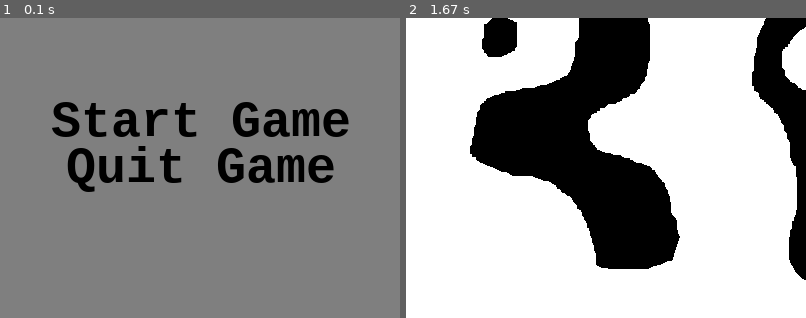
Above: before the commit, frames 1-2 (left to right).
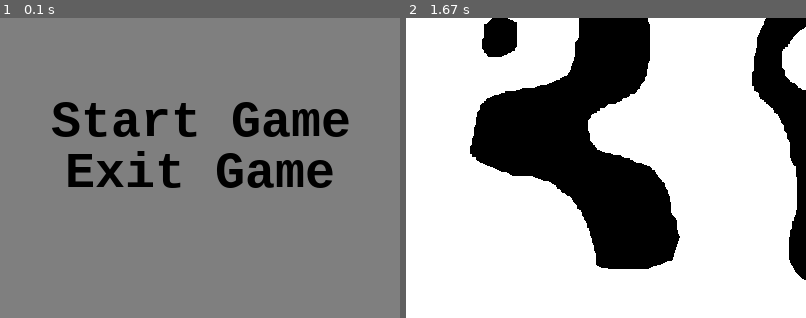
Above: after the commit, the same moments.

Repository: amabella-aguiluz/bellas-projects
Game: pygame game, started from python/pygame/catch_the_light.py
Same seed, same stepped clock (60 frames per second), same inputs: the game is played once before the commit and once after it.
Inputs (mouse positions are % of the whole screen's width and height, from its top left):
- Up to frame 1 (0.1 s): no input
- Up to frame 2 (1.67 s): click (50, 58) at 0.38 s; tap Space at 0.67, 1.4 s; tap Esc at 1 s
The pictures show only the part of the screen within x 25-75%, y 42-92%; the shares and areas given below are measured in that part.

The runs differ from the first frame. In frame 1, 3.4% of the frame differs, in the area x 16-84%, y 42-58%; in frame 2, nothing differs.

Commit message:
Added README.md

Diff:
--- a/python/pygame/catch_the_light.py
+++ b/python/pygame/catch_the_light.py
@@ -93,7 +93,7 @@
             if collision:
                 # bounce in new random direction
                 self.bounce_off_walls(maze_rect, maze_mask)
-                self.resolve_stuck(maze_rect, maze_mask)
+                self.fix_stuck(maze_rect, maze_mask)
                 break
 
         # clamp to screen
@@ -109,7 +109,7 @@
         self.velocity_x = math.cos(new_angle) * speed
         self.velocity_y = math.sin(new_angle) * speed
 
-    def resolve_stuck(self, maze_rect, maze_mask):
+    def fix_stuck(self, maze_rect, maze_mask):
             """Push the horse outward until it's no longer inside a wall."""
             attempts = 0
             while self.check_maze_collision(maze_rect, maze_mask) and attempts < 10:
@@ -165,11 +165,6 @@
 
     return False
 
-# -- colors
-black = (0, 0, 0)
-grey = (127, 127, 127)
-white = (255, 255, 255)
-
 
 def create_surface_with_text(text, font_size, text_rgb):
     font = pygame.freetype.SysFont("Courier", font_size, bold=True)
@@ -217,10 +212,11 @@
     TITLE = 0
     NEWGAME = 1
 
-
-# -- buttons
+# -- colors
+black = (0, 0, 0)
+
+# -- button
 startg = UIElement((400, 350), "Start Game", 50, black, action=GameState.NEWGAME)
-quitg = UIElement((400, 400), "Quit Game", 50, black, action=GameState.QUIT)
 exitg = UIElement((400, 400), "Exit Game", 50, black, action=GameState.QUIT)
 
 
@@ -232,8 +228,8 @@
     startg.draw(screen)
 
     if ui_action is None:
-        ui_action = quitg.update(pygame.mouse.get_pos(), mouse_up)
-    quitg.draw(screen)
+        ui_action = exitg.update(pygame.mouse.get_pos(), mouse_up)
+    exitg.draw(screen)
 
     pygame.display.flip()
 
@@ -311,8 +307,8 @@
         startg.draw(screen)
 
         if ui_action is None:
-            ui_action = quitg.update(pygame.mouse.get_pos(), mouse_up)
-        quitg.draw(screen)
+            ui_action = exitg.update(pygame.mouse.get_pos(), mouse_up)
+        exitg.draw(screen)
 
         pygame.display.flip()
 
Not shown, added: python/pygame/README.md
